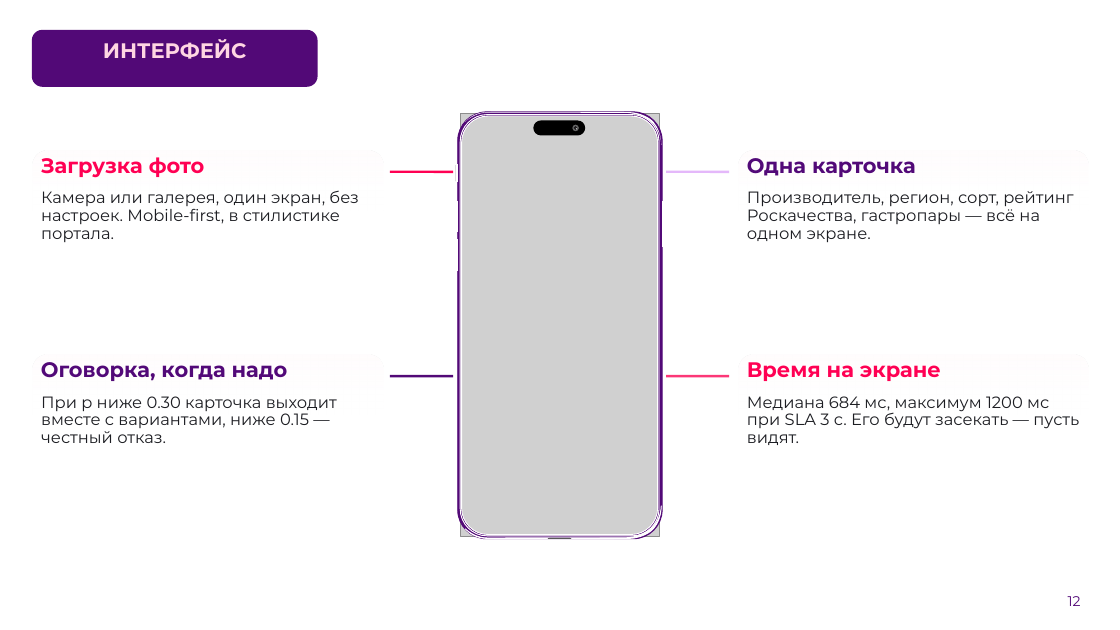
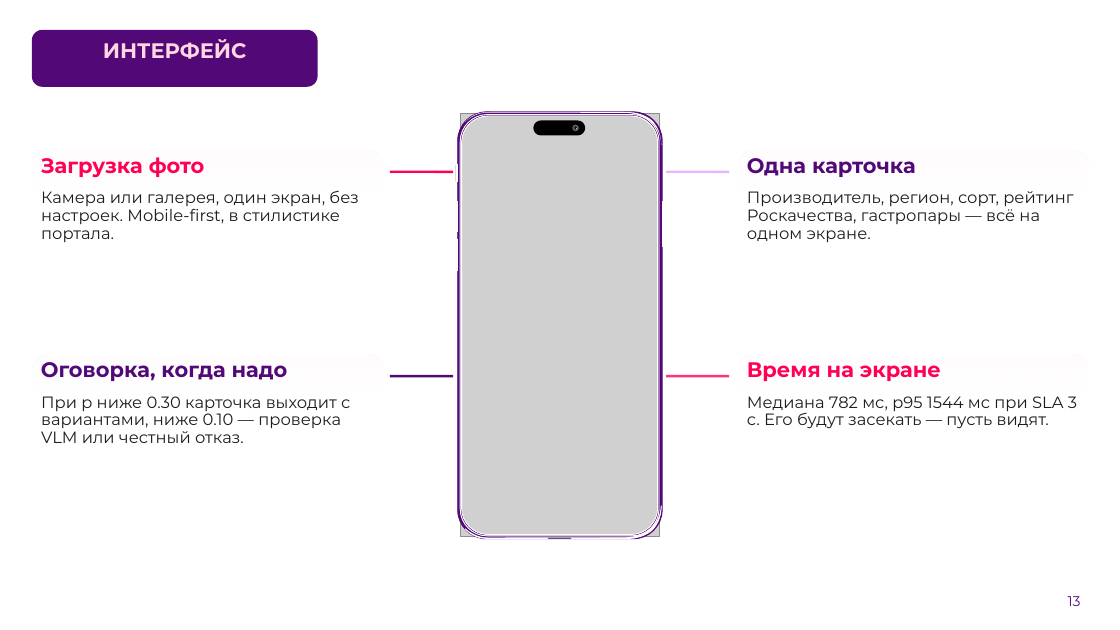
Before and after one commit to AlexGvr/rus_vines, a slide deck: slide 13 of ЛЦТ2026 Сканер российских вин.pptx (slide 12 before the commit). Drawn at 1120x630 pixels with LibreOffice and Linux fonts; fonts in the diff are those of the drawing; grey boxes stand for pictures; background and template pictures are left out. Boxes give left, top, right and bottom in pixels: in the first picture for what was removed or moved away, otherwise in the second. Text is boxed around its words. In the diff, an @@ line names an element or a change of style, - is before the commit and + after.

```diff
--- a/ЛЦТ2026 Сканер российских вин.pptx
+++ b/ЛЦТ2026 Сканер российских вин.pptx
@@ text at (41,396,350,443): text changed @@
-При p ниже 0.30 карточка выходит вместе с вариантами, ниже 0.15 — честный отказ.
+При p ниже 0.30 карточка выходит с вариантами, ниже 0.10 — проверка VLM или честный отказ.
@@ text at (747,396,1077,429): text changed @@
-Медиана 684 мс, максимум 1200 мс при SLA 3 с. Его будут засекать — пусть видят.
+Медиана 782 мс, p95 1544 мс при SLA 3 с. Его будут засекать — пусть видят.
@@ page number at (1068,596,1081,606): text changed @@
-12
+13
```
Also in this commit, not shown: 13 other slides changed, 1 slide added, 40 other files.
